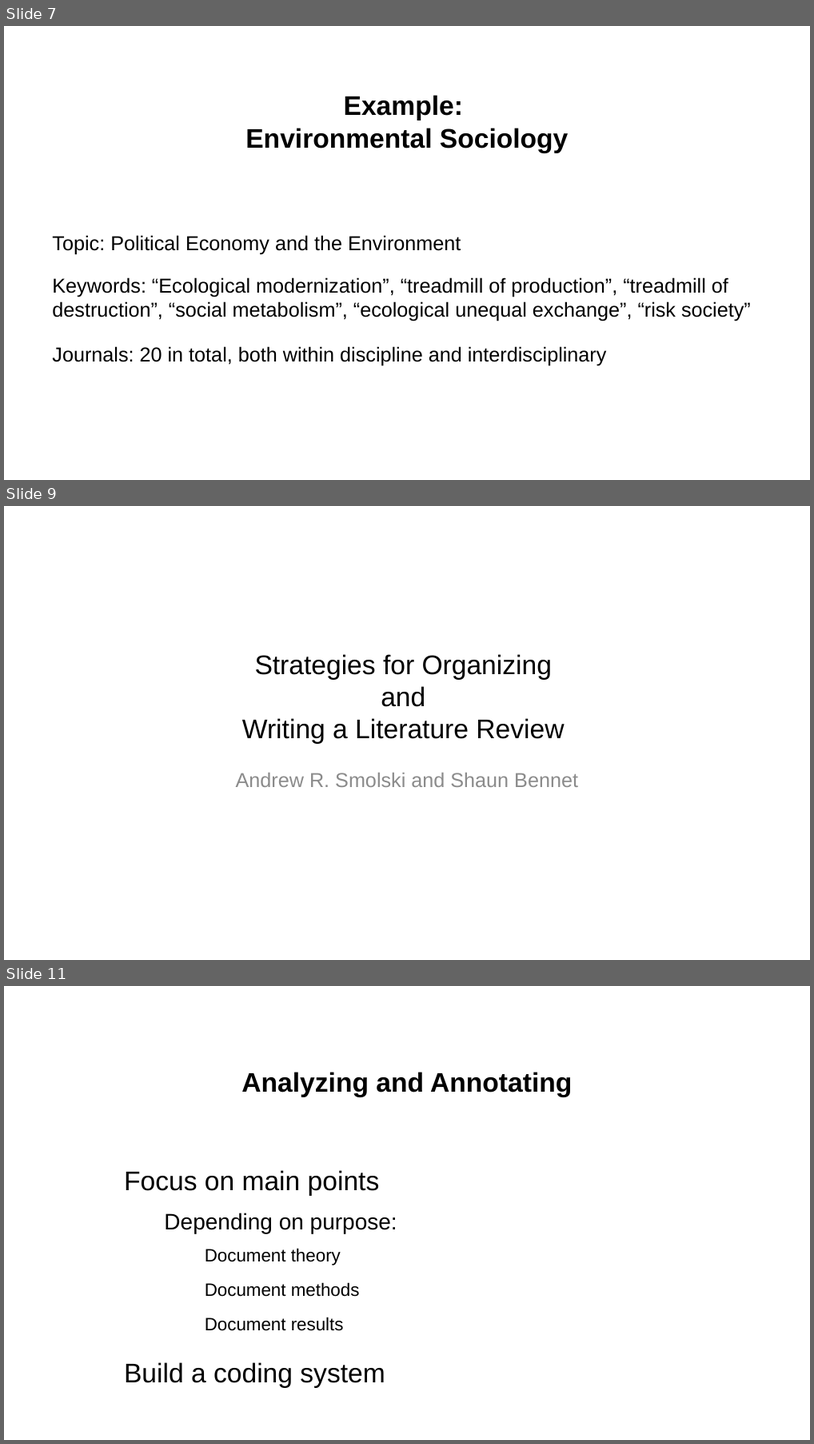
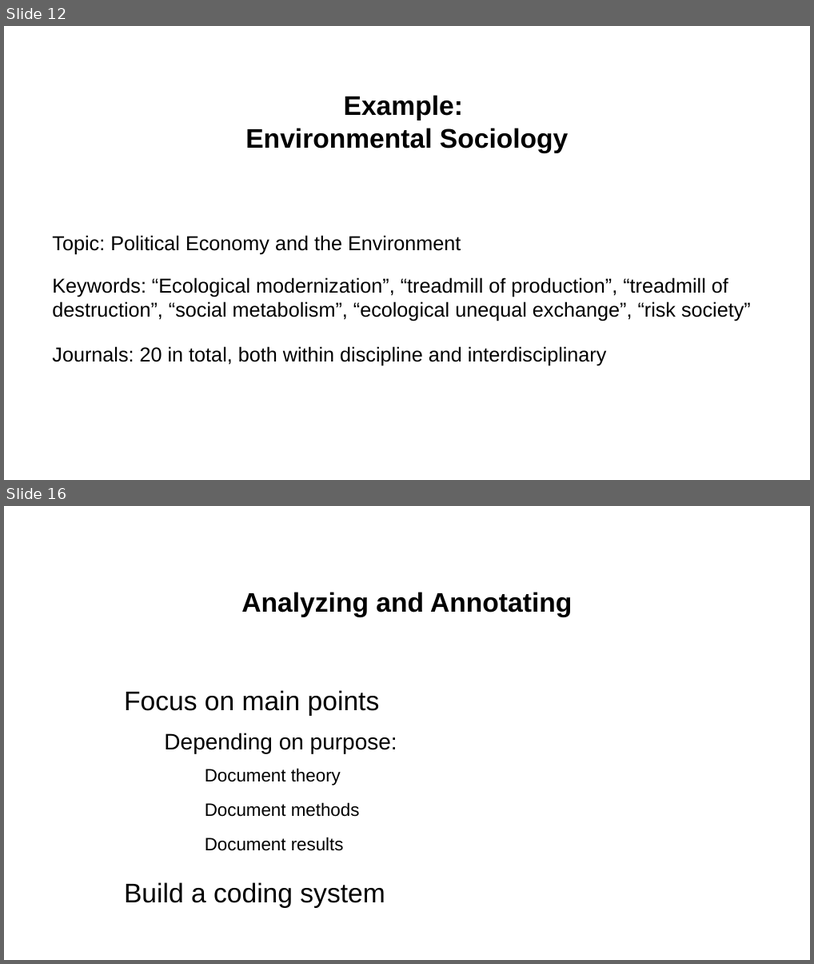
Before and after one commit to NCSU-Libraries/peer-scholars-workshops, a slide deck: Creating Your Literature Review - Research Strategies/ConductingLitReview.pptx. Shown one above the other, each under a label of ours: slides 7, 9 and 11 before the commit, slides 12 and 16 after it; the slides between them are not shown. The pictures are 814x1444 and 814x964 pixels, drawn with LibreOffice and Linux fonts; fonts in the diff are those of the drawing; background and template pictures are left out. Boxes give left, top, right and bottom in pixels: in the first picture for what was removed or moved away, otherwise in the second. Text is boxed around its words. In the diff, an @@ line names an element or a change of style, - is before the commit and + after.

Commit message:
Files for latest workshop 2022
Files for the latest workshop done by Dr. Smolski in Fall 2022

```diff
--- a/Creating Your Literature Review - Research Strategies/ConductingLitReview.pptx
+++ b/Creating Your Literature Review - Research Strategies/ConductingLitReview.pptx
@@ slide 9 removed at (4,506,810,960), background #FFFFFF @@
@@ title removed at (242,654,564,744) @@
-Strategies for Organizing
-and
-Writing a Literature Review
@@ subtitle removed at (236,772,578,787) @@
-Andrew R. Smolski and Shaun Bennet
@@ what was slide 7 is now slide 12 @@
@@ what was slide 11 is now slide 16 @@
```
Also in this commit, not shown: 5 slides changed, 7 slides added, 1 other slide removed, 2 other files.
